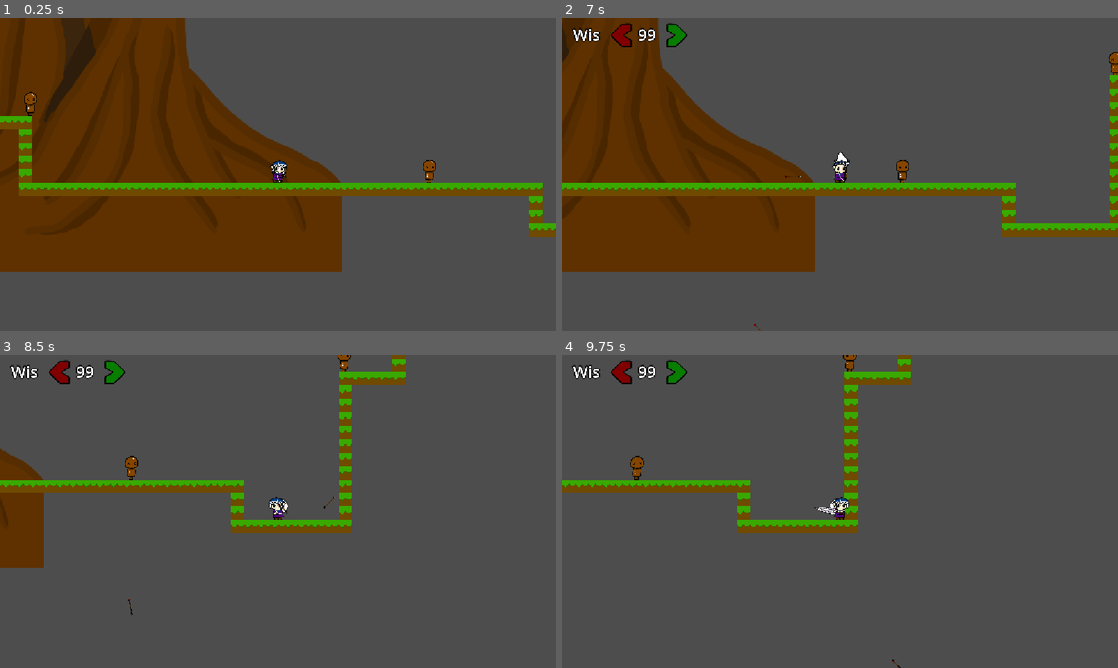
Above: before the commit, frames 1-4 (two rows, left to right).
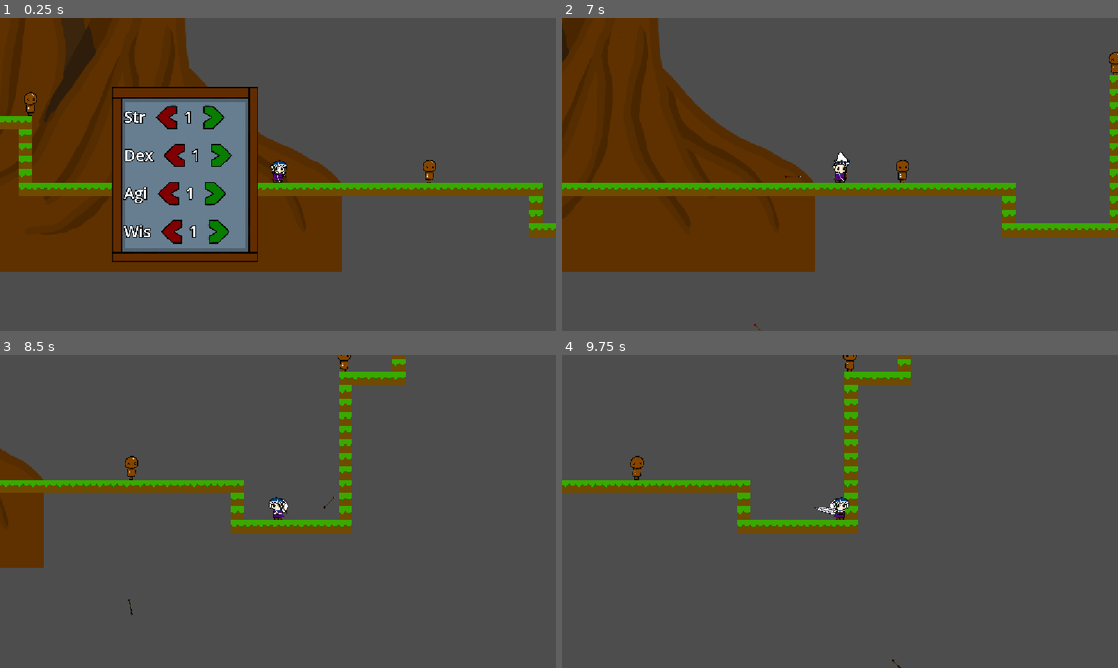
Above: after the commit, the same moments.

Repository: Nelinnia/azure-leaf-forest
Game: Godot game, scene res://Levels/testing_level.tscn
The game is run twice, just before and just after one commit, with the same random seed, the same clock (stepped at 60 frames per second) and the same inputs.
Inputs (mouse positions are in pixels of both pictures, inside the frame that each line leads up to):
- Up to frame 1 (0.25 s): no input
- Up to frame 2 (7 s): click (728, 118) at 0.52 s; click (773, 118) at 1.27 s; click (734, 155) at 2.02 s; click (778, 155) at 2.77 s; click (728, 193) at 3.52 s; click (773, 193) at 4.27 s; click (734, 230) at 5.02 s; click (778, 230) at 5.77 s; move the mouse to (962, 158) at 6.52 s; hold D (move_right) from 6.53 s (still down); hold P (stat_panel) from 6.53 s (still down); click (962, 158) at 6.67 s; tap Space (jump) at 6.77 s
- Up to frame 3 (8.5 s): move the mouse to (166, 527) at 7.27 s; release P (stat_panel) at 7.28 s; click (166, 527) at 7.35 s; tap Space (jump) at 7.52 s; tap P (stat_panel) at 7.55 s; move the mouse to (333, 442) at 8.02 s; release D (move_right) at 8.03 s; hold A (move_left) from 8.03 s (still down); hold P (stat_panel) from 8.03 s (still down); click (333, 442) at 8.17 s
- Up to frame 4 (9.75 s): move the mouse to (812, 574) at 8.77 s; release A (move_left) at 8.78 s; release P (stat_panel) at 8.78 s; hold D (move_right) from 8.78 s (still down); tap Tab (weapon_swap) at 8.85 s; click (812, 574) at 8.92 s; tap Space (jump) at 9.02 s; tap P (stat_panel) at 9.05 s; move the mouse to (1006, 558) at 9.52 s; hold P (stat_panel) from 9.53 s (still down); click (1006, 558) at 9.67 s

The runs differ from the first frame. In frame 1, 13% of the frame differs, in the area x 20-47%, y 22-78%; in frame 2, 0.7%; in frame 3, 0.7%; in frame 4, 0.7%.

Commit message:
player stats and panel added

Diff:
--- a/Levels/testing_level.tscn
+++ b/Levels/testing_level.tscn
@@ -3,9 +3,12 @@
 [ext_resource type="TileSet" uid="uid://cp4uneprfpr7i" path="res://Levels/TileMaps/Test/test_tiles.tres" id="1_2jkhj"]
 [ext_resource type="PackedScene" uid="uid://dtachfi1i0cp4" path="res://Player/player.tscn" id="1_xaao8"]
 [ext_resource type="PackedScene" uid="uid://bbx1yqurtxbim" path="res://User Interface/player_ui.tscn" id="3_eaqdo"]
+[ext_resource type="Script" uid="uid://cb43hthlc2xv4" path="res://Player/player_camera.gd" id="3_fjab3"]
 [ext_resource type="Texture2D" uid="uid://dvdhlxaxltd4v" path="res://Levels/Art/Trees/Tree_Base_01.png" id="4_5i00d"]
 [ext_resource type="PackedScene" uid="uid://ql8lfo5qj3uf" path="res://NPCs/PracticeTarget/standing_target.tscn" id="5_etno1"]
 [ext_resource type="Texture2D" uid="uid://c10kosptab1wk" path="res://Levels/Art/Trees/Tree_Top_Leaves_01.png" id="5_jy78r"]
+[ext_resource type="Texture2D" uid="uid://vjyekkc8kup3" path="res://Levels/Art/Trees/Tree_Double_Leaves_01.png" id="6_07pr4"]
+[ext_resource type="Texture2D" uid="uid://dvhpouoja5kak" path="res://Levels/Art/Trees/Tree_Double_Leaves_02.png" id="7_gk6bq"]
 
 [node name="Testing_Level" type="Node2D" unique_id=300299023]
 
@@ -21,6 +24,7 @@
 
 [node name="Camera2D" type="Camera2D" parent="Player" unique_id=695906810]
 zoom = Vector2(0.87, 0.87)
+script = ExtResource("3_fjab3")
 
 [node name="CanvasLayer" type="CanvasLayer" parent="." unique_id=1986380893]
 
@@ -34,8 +38,30 @@
 
 [node name="TreeSprite2" type="Sprite2D" parent="." unique_id=1379475007]
 z_index = -3
-position = Vector2(-498, -1224)
+position = Vector2(-496, -1190)
 texture = ExtResource("5_jy78r")
+flip_h = true
+
+[node name="Leaves" type="Sprite2D" parent="TreeSprite2" unique_id=1729331116]
+position = Vector2(54, 499)
+scale = Vector2(0.65, 0.65)
+texture = ExtResource("6_07pr4")
+
+[node name="Leaves3" type="Sprite2D" parent="TreeSprite2" unique_id=906571377]
+position = Vector2(517, 263)
+scale = Vector2(0.65, 0.65)
+texture = ExtResource("6_07pr4")
+flip_h = true
+
+[node name="Leaves2" type="Sprite2D" parent="TreeSprite2" unique_id=617212474]
+position = Vector2(-484, 251)
+scale = Vector2(0.65, 0.65)
+texture = ExtResource("7_gk6bq")
+
+[node name="Leaves4" type="Sprite2D" parent="TreeSprite2" unique_id=842405066]
+position = Vector2(512.0001, -78)
+scale = Vector2(0.65, 0.65)
+texture = ExtResource("7_gk6bq")
 flip_h = true
 
 [node name="StandingTarget" parent="." unique_id=1637686509 instance=ExtResource("5_etno1")]
--- a/Player/autoload_player_stats.gd
+++ b/Player/autoload_player_stats.gd
@@ -1,7 +1,20 @@
 extends Node
+
+
+signal stat_changed (stat_name: String, new_value: int)
 
 
 var strength :int= 1 #Increases sword damage, max height of base jumo
 var dexterity  :int= 1 #Increases bow damage, max height of double jump
 var agility :int= 1 #Increases weapon charge rate, move speed
 var wisdom :int= 1 #Increases magic damage,  mana
+
+
+const MIN_STAT  :int= 1
+const MAX_STAT :int= 99
+
+
+func change_stat(stat_name: String, amount: int) -> void:
+	var new_value :int= clamp(get(stat_name) + amount, MIN_STAT, MAX_STAT)
+	set(stat_name, new_value)
+	stat_changed.emit(stat_name, new_value)
--- /dev/null
+++ b/Player/player_camera.gd
@@ -0,0 +1,18 @@
+extends Camera2D
+
+
+var zoom_speed = 1.0
+var min_zoom = 0.6
+var max_zoom = 2.0
+
+func _unhandled_input(event: InputEvent) -> void:
+	if event is InputEventMouseButton:
+		if event.button_index == MOUSE_BUTTON_WHEEL_UP and event.pressed:
+			set_zoom_level(zoom.x + 0.1)
+		if event.button_index == MOUSE_BUTTON_WHEEL_DOWN and event.pressed:
+			set_zoom_level(zoom.x - 0.1)
+
+
+func set_zoom_level(value: float) -> void:
+	value = clamp(value, min_zoom, max_zoom)
+	zoom = Vector2(value, value)
--- a/User Interface/StatPanel/stat_control.tscn
+++ b/User Interface/StatPanel/stat_control.tscn
@@ -6,148 +6,159 @@
 [ext_resource type="Texture2D" uid="uid://bd3fifvxml485" path="res://User Interface/Light_Red_Arrow.png" id="4_rn4j6"]
 [ext_resource type="Texture2D" uid="uid://nsg2dj6adoku" path="res://User Interface/Dark_Green_Arrow.png" id="5_pmf2q"]
 [ext_resource type="Texture2D" uid="uid://d1y8a0ix7o5op" path="res://User Interface/Light_Green_Arrow.png" id="6_ok844"]
+[ext_resource type="Texture2D" uid="uid://1liumnvk4ovj" path="res://User Interface/Assets/Panel_Border.png" id="7_uaw1b"]
+
+[sub_resource type="StyleBoxTexture" id="StyleBoxTexture_uaw1b"]
+content_margin_left = 50.0
+content_margin_top = 50.0
+content_margin_right = 50.0
+content_margin_bottom = 50.0
+texture = ExtResource("7_uaw1b")
 
 [node name="StatControl" type="Control" unique_id=125857881]
-visible = false
 layout_mode = 3
 anchors_preset = 0
-offset_left = 197.0
-offset_top = 330.0
-offset_right = 237.0
-offset_bottom = 370.0
+offset_left = 245.0
+offset_top = 114.0
+offset_right = 285.0
+offset_bottom = 154.0
 scale = Vector2(0.5, 0.5)
 script = ExtResource("1_ftdfd")
 
 [node name="ClickAudio" type="AudioStreamPlayer2D" parent="." unique_id=414108842]
 stream = ExtResource("2_uaw1b")
 
-[node name="VBoxContainer" type="VBoxContainer" parent="." unique_id=896208330]
+[node name="PanelContainer" type="PanelContainer" parent="." unique_id=983221640]
 layout_mode = 0
-offset_left = 46.0
-offset_top = -480.0
-offset_right = 553.0
-offset_bottom = 148.0
+offset_left = 8.0
+offset_top = 4.0
+offset_right = 615.0
+offset_bottom = 732.0
+theme_override_styles/panel = SubResource("StyleBoxTexture_uaw1b")
 
-[node name="StrengthGrid" type="GridContainer" parent="VBoxContainer" unique_id=1425848221]
+[node name="VBoxContainer" type="VBoxContainer" parent="PanelContainer" unique_id=896208330]
+layout_mode = 2
+
+[node name="StrengthGrid" type="GridContainer" parent="PanelContainer/VBoxContainer" unique_id=1425848221]
 layout_mode = 2
 columns = 4
 
-[node name="StatLabel" type="Label" parent="VBoxContainer/StrengthGrid" unique_id=465478112]
+[node name="StatLabel" type="Label" parent="PanelContainer/VBoxContainer/StrengthGrid" unique_id=465478112]
 layout_mode = 2
 theme_override_colors/font_outline_color = Color(0, 0, 0, 1)
 theme_override_constants/outline_size = 15
 theme_override_font_sizes/font_size = 65
 text = "Str"
 
-[node name="STRDecreaseButton" type="TextureButton" parent="VBoxContainer/StrengthGrid" unique_id=651367213]
+[node name="STRDecreaseButton" type="TextureButton" parent="PanelContainer/VBoxContainer/StrengthGrid" unique_id=651367213]
 layout_mode = 2
 texture_normal = ExtResource("3_da3bs")
 texture_pressed = ExtResource("4_rn4j6")
 
-[node name="STRStatNumberLabel" type="Label" parent="VBoxContainer/StrengthGrid" unique_id=1286921549]
+[node name="STRStatNumberLabel" type="Label" parent="PanelContainer/VBoxContainer/StrengthGrid" unique_id=1286921549]
 layout_mode = 2
 theme_override_colors/font_outline_color = Color(0, 0, 0, 1)
 theme_override_constants/outline_size = 15
 theme_override_font_sizes/font_size = 65
 text = "99"
 
-[node name="STRIncreaseButton" type="TextureButton" parent="VBoxContainer/StrengthGrid" unique_id=1567389577]
+[node name="STRIncreaseButton" type="TextureButton" parent="PanelContainer/VBoxContainer/StrengthGrid" unique_id=1567389577]
 layout_mode = 2
 texture_normal = ExtResource("5_pmf2q")
 texture_pressed = ExtResource("6_ok844")
 
-[node name="StatNumberRect" type="TextureRect" parent="VBoxContainer/StrengthGrid" unique_id=2066104586]
+[node name="StatNumberRect" type="TextureRect" parent="PanelContainer/VBoxContainer/StrengthGrid" unique_id=2066104586]
 layout_mode = 2
 
-[node name="DexterityGrid" type="GridContainer" parent="VBoxContainer" unique_id=585733513]
+[node name="DexterityGrid" type="GridContainer" parent="PanelContainer/VBoxContainer" unique_id=585733513]
 layout_mode = 2
 columns = 4
 
-[node name="StatLabel" type="Label" parent="VBoxContainer/DexterityGrid" unique_id=2028727839]
+[node name="StatLabel" type="Label" parent="PanelContainer/VBoxContainer/DexterityGrid" unique_id=2028727839]
 layout_mode = 2
 theme_override_colors/font_outline_color = Color(0, 0, 0, 1)
 theme_override_constants/outline_size = 15
 theme_override_font_sizes/font_size = 65
 text = "Dex"
 
-[node name="DEXDecreaseButton" type="TextureButton" parent="VBoxContainer/DexterityGrid" unique_id=1148700652]
+[node name="DEXDecreaseButton" type="TextureButton" parent="PanelContainer/VBoxContainer/DexterityGrid" unique_id=1148700652]
 layout_mode = 2
 texture_normal = ExtResource("3_da3bs")
 texture_pressed = ExtResource("4_rn4j6")
 
-[node name="DEXStatNumberLabel" type="Label" parent="VBoxContainer/DexterityGrid" unique_id=2086486962]
+[node name="DEXStatNumberLabel" type="Label" parent="PanelContainer/VBoxContainer/DexterityGrid" unique_id=2086486962]
 layout_mode = 2
 theme_override_colors/font_outline_color = Color(0, 0, 0, 1)
 theme_override_constants/outline_size = 15
 theme_override_font_sizes/font_size = 65
 text = "99"
 
-[node name="DEXIncreaseButton" type="TextureButton" parent="VBoxContainer/DexterityGrid" unique_id=628864227]
+[node name="DEXIncreaseButton" type="TextureButton" parent="PanelContainer/VBoxContainer/DexterityGrid" unique_id=628864227]
 layout_mode = 2
 texture_normal = ExtResource("5_pmf2q")
 texture_pressed = ExtResource("6_ok844")
 
-[node name="StatNumberRect" type="TextureRect" parent="VBoxContainer/DexterityGrid" unique_id=279221781]
+[node name="StatNumberRect" type="TextureRect" parent="PanelContainer/VBoxContainer/DexterityGrid" unique_id=279221781]
 layout_mode = 2
 
-[node name="AgilityGrid" type="GridContainer" parent="VBoxContainer" unique_id=595984481]
+[node name="AgilityGrid" type="GridContainer" parent="PanelContainer/VBoxContainer" unique_id=595984481]
 layout_mode = 2
 columns = 4
 
-[node name="StatLabel" type="Label" parent="VBoxContainer/AgilityGrid" unique_id=217234007]
+[node name="StatLabel" type="Label" parent="PanelContainer/VBoxContainer/AgilityGrid" unique_id=217234007]
 layout_mode = 2
 theme_override_colors/font_outline_color = Color(0, 0, 0, 1)
 theme_override_constants/outline_size = 15
 theme_override_font_sizes/font_size = 65
 text = "Agi"
 
-[node name="AGIDecreaseButton" type="TextureButton" parent="VBoxContainer/AgilityGrid" unique_id=319600372]
+[node name="AGIDecreaseButton" type="TextureButton" parent="PanelContainer/VBoxContainer/AgilityGrid" unique_id=319600372]
 layout_mode = 2
 texture_normal = ExtResource("3_da3bs")
 texture_pressed = ExtResource("4_rn4j6")
 
-[node name="AGIStatNumberLabel" type="Label" parent="VBoxContainer/AgilityGrid" unique_id=1626873541]
+[node name="AGIStatNumberLabel" type="Label" parent="PanelContainer/VBoxContainer/AgilityGrid" unique_id=1626873541]
 layout_mode = 2
 theme_override_colors/font_outline_color = Color(0, 0, 0, 1)
 theme_override_constants/outline_size = 15
 theme_override_font_sizes/font_size = 65
 text = "99"
 
-[node name="AGIIncreaseButton" type="TextureButton" parent="VBoxContainer/AgilityGrid" unique_id=1633772303]
+[node name="AGIIncreaseButton" type="TextureButton" parent="PanelContainer/VBoxContainer/AgilityGrid" unique_id=1633772303]
 layout_mode = 2
 texture_normal = ExtResource("5_pmf2q")
 texture_pressed = ExtResource("6_ok844")
 
-[node name="StatNumberRect" type="TextureRect" parent="VBoxContainer/AgilityGrid" unique_id=779438931]
+[node name="StatNumberRect" type="TextureRect" parent="PanelContainer/VBoxContainer/AgilityGrid" unique_id=779438931]
 layout_mode = 2
 
-[node name="WisdomGrid" type="GridContainer" parent="VBoxContainer" unique_id=1738570353]
+[node name="WisdomGrid" type="GridContainer" parent="PanelContainer/VBoxContainer" unique_id=1738570353]
 layout_mode = 2
 columns = 4
 
-[node name="StatLabel" type="Label" parent="VBoxContainer/WisdomGrid" unique_id=519813272]
+[node name="StatLabel" type="Label" parent="PanelContainer/VBoxContainer/WisdomGrid" unique_id=519813272]
 layout_mode = 2
 theme_override_colors/font_outline_color = Color(0, 0, 0, 1)
 theme_override_constants/outline_size = 15
 theme_override_font_sizes/font_size = 65
 text = "Wis"
 
-[node name="WISDecreaseButton" type="TextureButton" parent="VBoxContainer/WisdomGrid" unique_id=831063795]
+[node name="WISDecreaseButton" type="TextureButton" parent="PanelContainer/VBoxContainer/WisdomGrid" unique_id=831063795]
 layout_mode = 2
 texture_normal = ExtResource("3_da3bs")
 texture_pressed = ExtResource("4_rn4j6")
 
-[node name="WISStatNumberLabel" type="Label" parent="VBoxContainer/WisdomGrid" unique_id=1253671381]
+[node name="WISStatNumberLabel" type="Label" parent="PanelContainer/VBoxContainer/WisdomGrid" unique_id=1253671381]
 layout_mode = 2
 theme_override_colors/font_outline_color = Color(0, 0, 0, 1)
 theme_override_constants/outline_size = 15
 theme_override_font_sizes/font_size = 65
 text = "99"
 
-[node name="WISIncreaseButton" type="TextureButton" parent="VBoxContainer/WisdomGrid" unique_id=711925606]
+[node name="WISIncreaseButton" type="TextureButton" parent="PanelContainer/VBoxContainer/WisdomGrid" unique_id=711925606]
 layout_mode = 2
 texture_normal = ExtResource("5_pmf2q")
 texture_pressed = ExtResource("6_ok844")
 
-[node name="StatNumberRect" type="TextureRect" parent="VBoxContainer/WisdomGrid" unique_id=1224570892]
+[node name="StatNumberRect" type="TextureRect" parent="PanelContainer/VBoxContainer/WisdomGrid" unique_id=1224570892]
 layout_mode = 2
--- a/User Interface/player_ui.tscn
+++ b/User Interface/player_ui.tscn
@@ -15,5 +15,14 @@
 offset_right = 40.0
 offset_bottom = 40.0
 
-[node name="StatControl" parent="." unique_id=125857881 instance=ExtResource("1_akys6")]
+[node name="GameUI" type="Control" parent="." unique_id=457372774]
+anchors_preset = 0
+offset_right = 40.0
+offset_bottom = 40.0
+
+[node name="StatControl" parent="GameUI" unique_id=125857881 instance=ExtResource("1_akys6")]
 layout_mode = 0
+offset_left = 228.0
+offset_top = 140.0
+offset_right = 268.0
+offset_bottom = 180.0
--- a/User Interface/stat_control.gd
+++ b/User Interface/stat_control.gd
@@ -4,32 +4,64 @@
 
 
 # Strength stat nodes
-@onready var str_decrease_button: TextureButton = $VBoxContainer/StrengthGrid/STRDecreaseButton
-@onready var str_stat_number_label: Label = $VBoxContainer/StrengthGrid/STRStatNumberLabel
-@onready var str_increase_button: TextureButton = $VBoxContainer/StrengthGrid/STRIncreaseButton
+@onready var str_decrease_button: TextureButton = $PanelContainer/VBoxContainer/StrengthGrid/STRDecreaseButton
+@onready var str_stat_number_label: Label = $PanelContainer/VBoxContainer/StrengthGrid/STRStatNumberLabel
+@onready var str_increase_button: TextureButton = $PanelContainer/VBoxContainer/StrengthGrid/STRIncreaseButton
 
 # Dexterity stat nodes
-@onready var dex_decrease_button: TextureButton = $VBoxContainer/DexterityGrid/DEXDecreaseButton
-@onready var dex_stat_number_label: Label = $VBoxContainer/DexterityGrid/DEXStatNumberLabel
-@onready var dex_increase_button: TextureButton = $VBoxContainer/DexterityGrid/DEXIncreaseButton
+@onready var dex_decrease_button: TextureButton = $PanelContainer/VBoxContainer/DexterityGrid/DEXDecreaseButton
+@onready var dex_stat_number_label: Label = $PanelContainer/VBoxContainer/DexterityGrid/DEXStatNumberLabel
+@onready var dex_increase_button: TextureButton = $PanelContainer/VBoxContainer/DexterityGrid/DEXIncreaseButton
 
 # Agility stat nodes
-@onready var agi_decrease_button: TextureButton = $VBoxContainer/AgilityGrid/AGIDecreaseButton
-@onready var agi_stat_number_label: Label = $VBoxContainer/AgilityGrid/AGIStatNumberLabel
-@onready var agi_increase_button: TextureButton = $VBoxContainer/AgilityGrid/AGIIncreaseButton
+@onready var agi_decrease_button: TextureButton = $PanelContainer/VBoxContainer/AgilityGrid/AGIDecreaseButton
+@onready var agi_stat_number_label: Label = $PanelContainer/VBoxContainer/AgilityGrid/AGIStatNumberLabel
+@onready var agi_increase_button: TextureButton = $PanelContainer/VBoxContainer/AgilityGrid/AGIIncreaseButton
 
 # Wisdom stat nodes
-@onready var wis_decrease_button: TextureButton = $VBoxContainer/WisdomGrid/WISDecreaseButton
-@onready var wis_stat_number_label: Label = $VBoxContainer/WisdomGrid/WISStatNumberLabel
-@onready var wis_increase_button: TextureButton = $VBoxContainer/WisdomGrid/WISIncreaseButton
+@onready var wis_decrease_button: TextureButton = $PanelContainer/VBoxContainer/WisdomGrid/WISDecreaseButton
+@onready var wis_stat_number_label: Label = $PanelContainer/VBoxContainer/WisdomGrid/WISStatNumberLabel
+@onready var wis_increase_button: TextureButton = $PanelContainer/VBoxContainer/WisdomGrid/WISIncreaseButton
 
 
-var button_array :Array[Button]= []
+@onready var click_audio: AudioStreamPlayer2D = $ClickAudio
 
+var _stat_labels :Dictionary= {}
 
 func _ready() -> void:
-	pass
+	_stat_labels = {
+		"strength": str_stat_number_label,
+		"dexterity": dex_stat_number_label,
+		"agility": agi_stat_number_label,
+		"wisdom": wis_stat_number_label,
+	}
+
+	# find way to simplify?
+	str_increase_button.pressed.connect(_on_button_press.bind("strength", 1))
+	str_decrease_button.pressed.connect(_on_button_press.bind("strength", -1))
+	dex_increase_button.pressed.connect(_on_button_press.bind("dexterity", 1))
+	dex_decrease_button.pressed.connect(_on_button_press.bind("dexterity", -1))
+	agi_increase_button.pressed.connect(_on_button_press.bind("agility", 1))
+	agi_decrease_button.pressed.connect(_on_button_press.bind("agility", -1))
+	wis_increase_button.pressed.connect(_on_button_press.bind("wisdom", 1))
+	wis_decrease_button.pressed.connect(_on_button_press.bind("wisdom", -1))
+
+	PlayerStats.stat_changed.connect(_on_stat_changed)
+
+	for stat_name in _stat_labels.keys():
+		_update_label(stat_name, PlayerStats.get(stat_name))
 
 func _input(event: InputEvent) -> void:
-	if Input.is_action_pressed("stat_panel"):
+	if Input.is_action_just_pressed("stat_panel"):
 		visible = !visible
+
+func _on_button_press(stat_name: String, amount: int) -> void:
+	click_audio.play()
+	PlayerStats.change_stat(stat_name, amount)
+
+func _on_stat_changed(stat_name: String, new_value: int) -> void:
+	_update_label(stat_name, new_value)
+
+func _update_label(stat_name: String, value: int) -> void:
+	if _stat_labels.has(stat_name):
+		_stat_labels[stat_name].text = str(value)
--- a/project.godot
+++ b/project.godot
@@ -57,6 +57,11 @@
 "events": [Object(InputEventKey,"resource_local_to_scene":false,"resource_name":"","device":-1,"window_id":0,"alt_press …(192 unchanged characters)…
 ]
 }
+close_menu={
+"deadzone": 0.2,
+"events": [Object(InputEventKey,"resource_local_to_scene":false,"resource_name":"","device":-1,"window_id":0,"alt_pressed":false,"shift_pressed":false,"ctrl_pressed":false,"meta_pressed":false,"pressed":false,"keycode":0,"physical_keycode":4194305,"key_label":0,"unicode":0,"location":0,"echo":false,"script":null)
+]
+}
 
 [layer_names]
 
Binary file added: Levels/Art/Trees/Tree_Double_Leaves_01.png
Not shown, added: Levels/Art/Trees/Tree_Double_Leaves_01.png.import
Binary file added: Levels/Art/Trees/Tree_Double_Leaves_02.png
Not shown, added: Levels/Art/Trees/Tree_Double_Leaves_02.png.import
Binary file changed: Levels/Art/Trees/Tree_Top_Leaves_01.png
Not shown, added: Player/player_camera.gd.uid
Binary file added: User Interface/Assets/Panel_Border.png
Not shown, added: User Interface/Assets/Panel_Border.png.import
